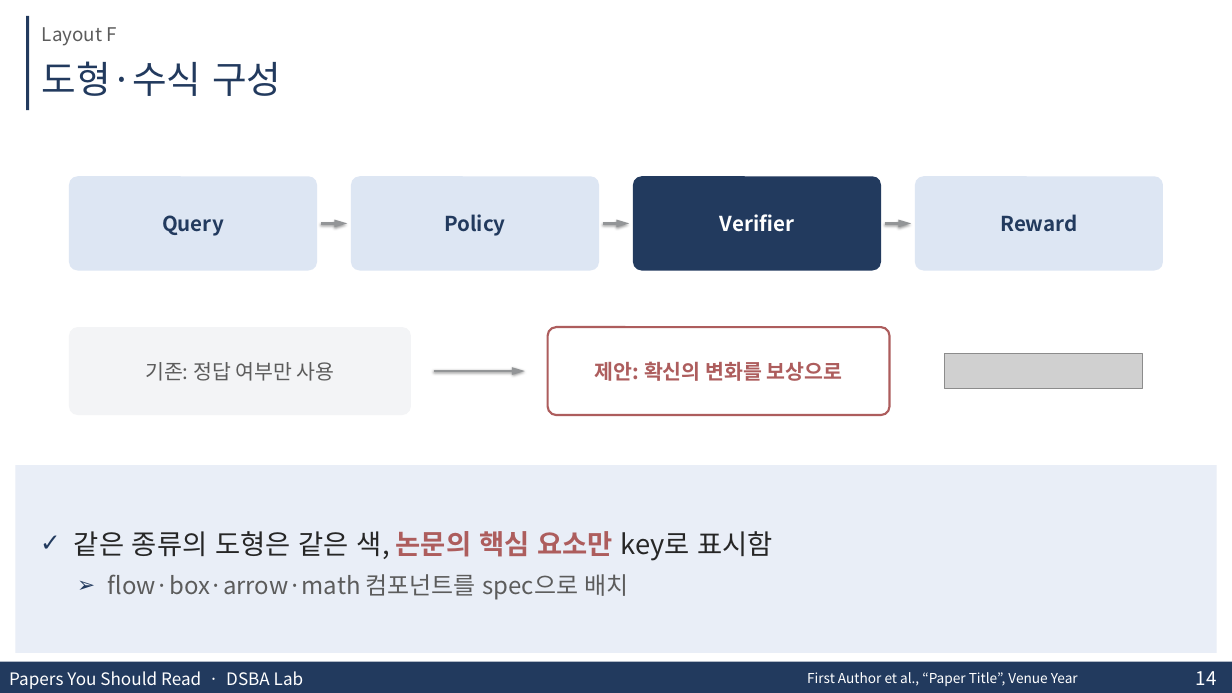
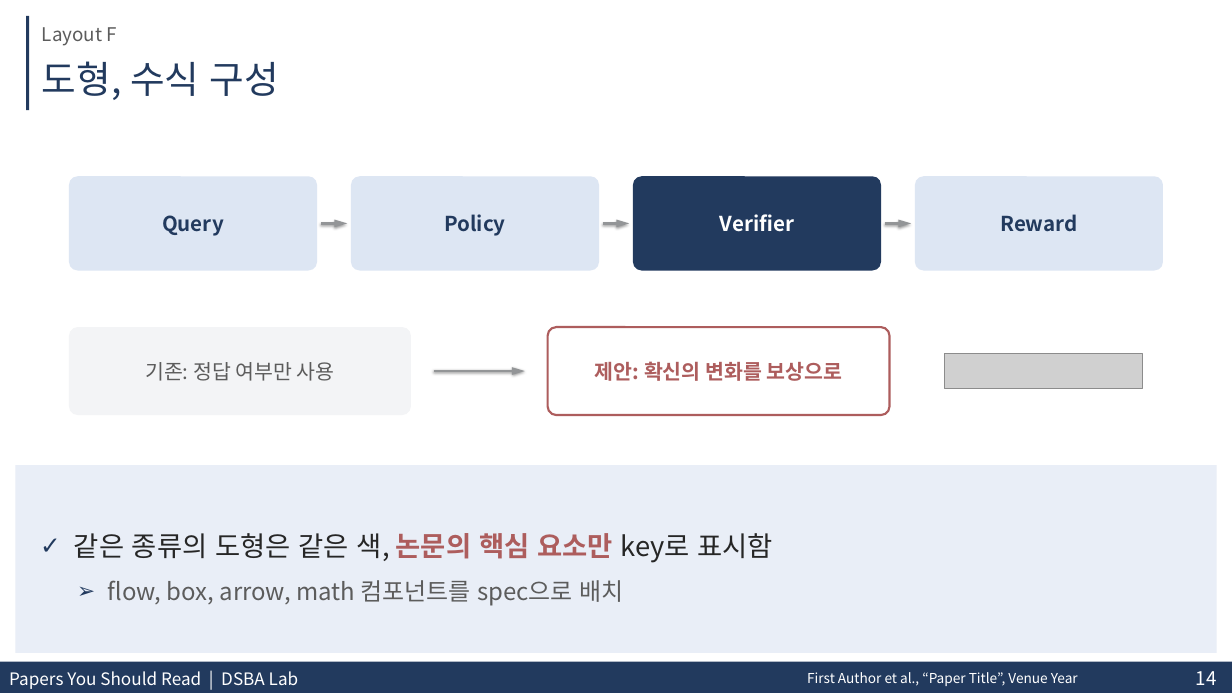
Before and after one commit to KimJaehee0725/research-slides, a slide deck: slide 14 of assets/research-slides-template.pptx. Drawn at 1232x693 pixels with LibreOffice and Linux fonts; fonts in the diff are those of the drawing; grey boxes stand for pictures; background and template pictures are left out. Boxes give left, top, right and bottom in pixels: in the first picture for what was removed or moved away, otherwise in the second. Text is boxed around its words. In the diff, an @@ line names an element or a change of style, - is before the commit and + after.

```diff
--- a/assets/research-slides-template.pptx
+++ b/assets/research-slides-template.pptx
@@ title at [42,61,279,100]: text changed @@
-도형·수식 구성
+도형, 수식 구성
@@ text at [74,533,774,563]: line spacing 1.25 to 1.5; less space between paragraphs @@
@@ text at [108,580,623,606]: text changed @@
-  ➢ flow·box·arrow·math 컴포넌트를 spec으로 배치
+  ➢ flow, box, arrow, math 컴포넌트를 spec으로 배치
@@ text at [9,671,299,689]: text changed @@
-Papers You Should Read · DSBA Lab
+Papers You Should Read | DSBA Lab
```
Also in this commit, not shown: 15 other slides changed, 10 other files.
